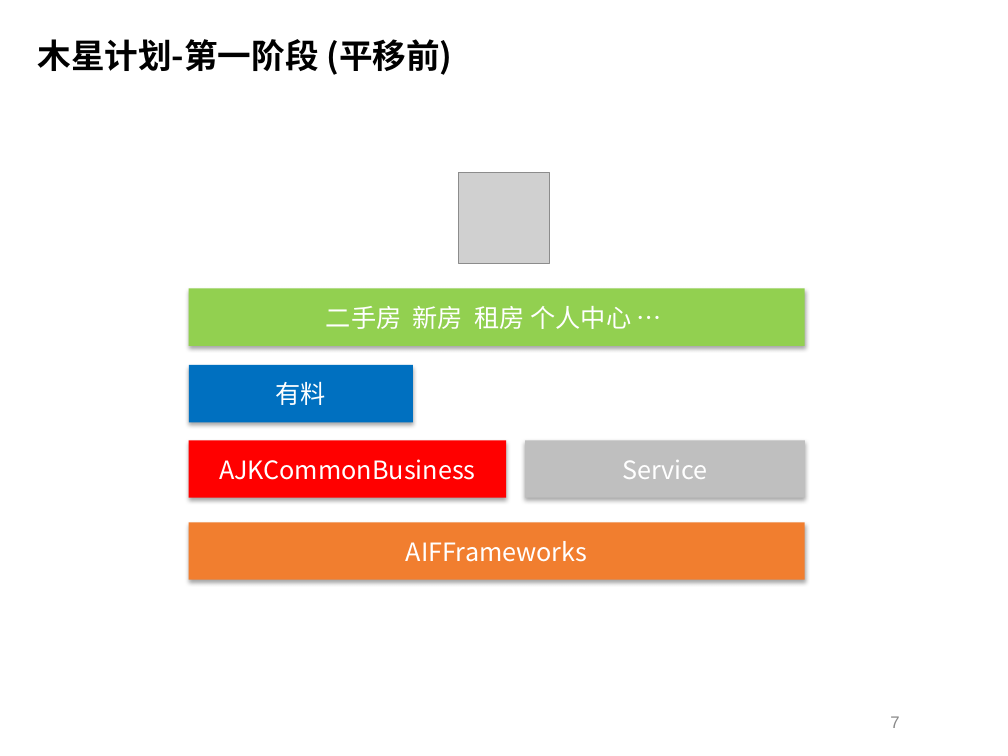
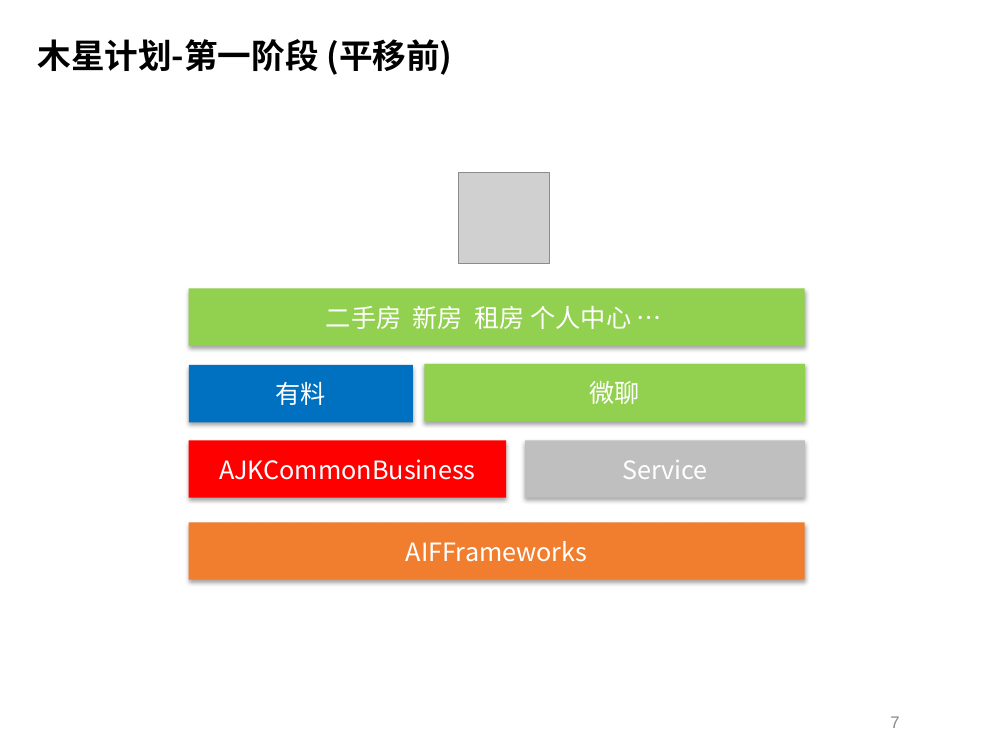
Before and after one commit to Geph0rce/Demo, a slide deck: slide 7 of documents/钱杰_2019年度总结述职报告.pptx. Drawn at 1008x756 pixels with LibreOffice and Linux fonts; fonts in the diff are those of the drawing; grey boxes stand for pictures; background and template pictures are left out. Boxes give left, top, right and bottom in pixels: in the first picture for what was removed or moved away, otherwise in the second. Text is boxed around its words. In the diff, an @@ line names an element or a change of style, - is before the commit and + after.

```diff
--- a/documents/钱杰_2019年度总结述职报告.pptx
+++ b/documents/钱杰_2019年度总结述职报告.pptx
@@ rectangle added at [424,364,805,421], fill #92D050, 18 pt, text #FFFFFF @@
+微聊
```
Also in this commit, not shown: 5 other slides changed, 7 slides added, 1 other file.
